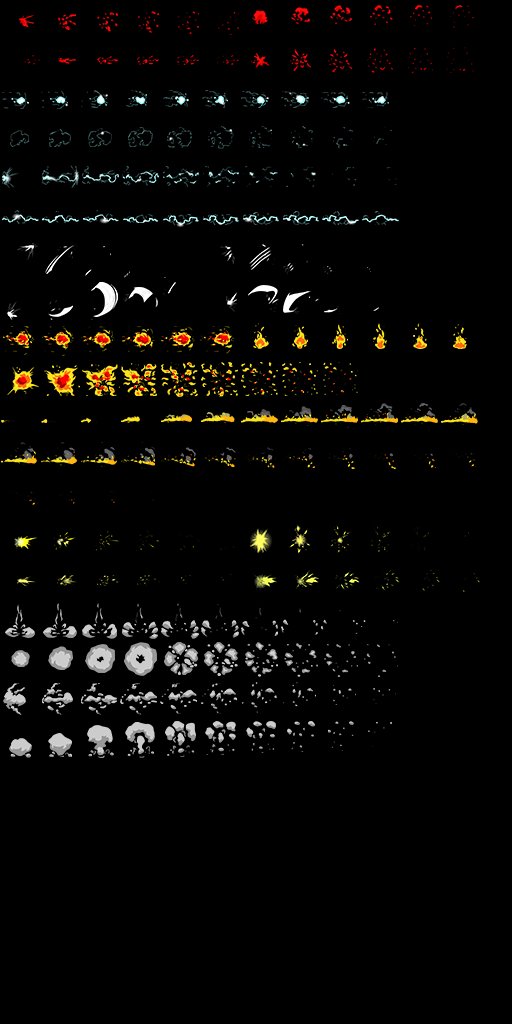
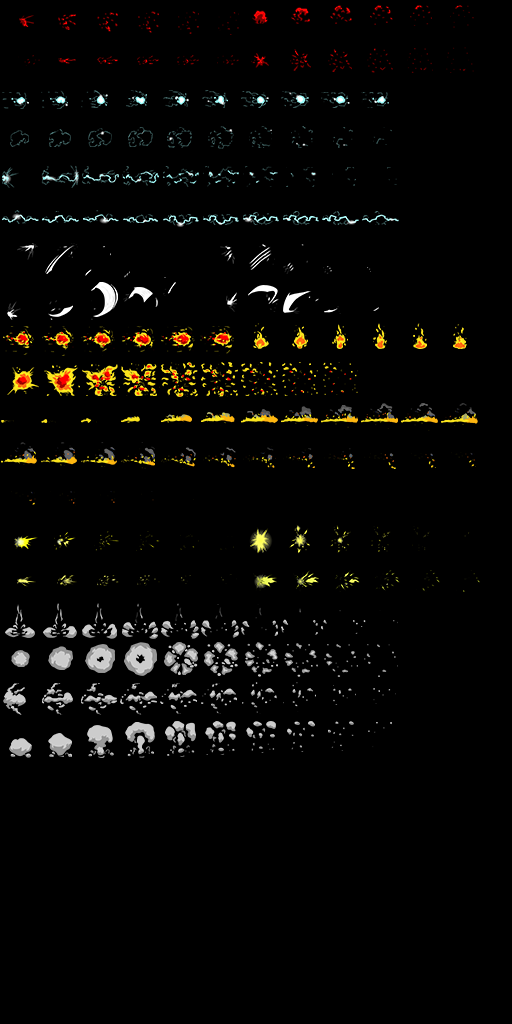
The second (512, 1024) image is a revision of the first. Changes to its layers:
painted on "Layer 1" over [18,5,474,73]
